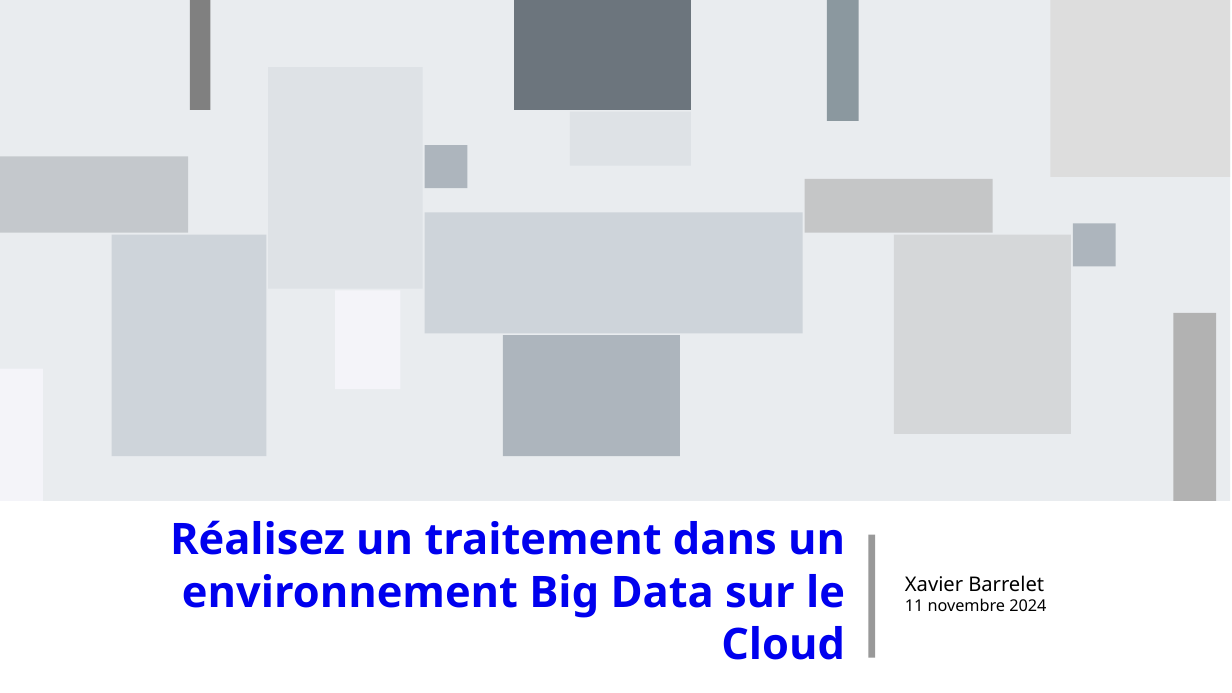
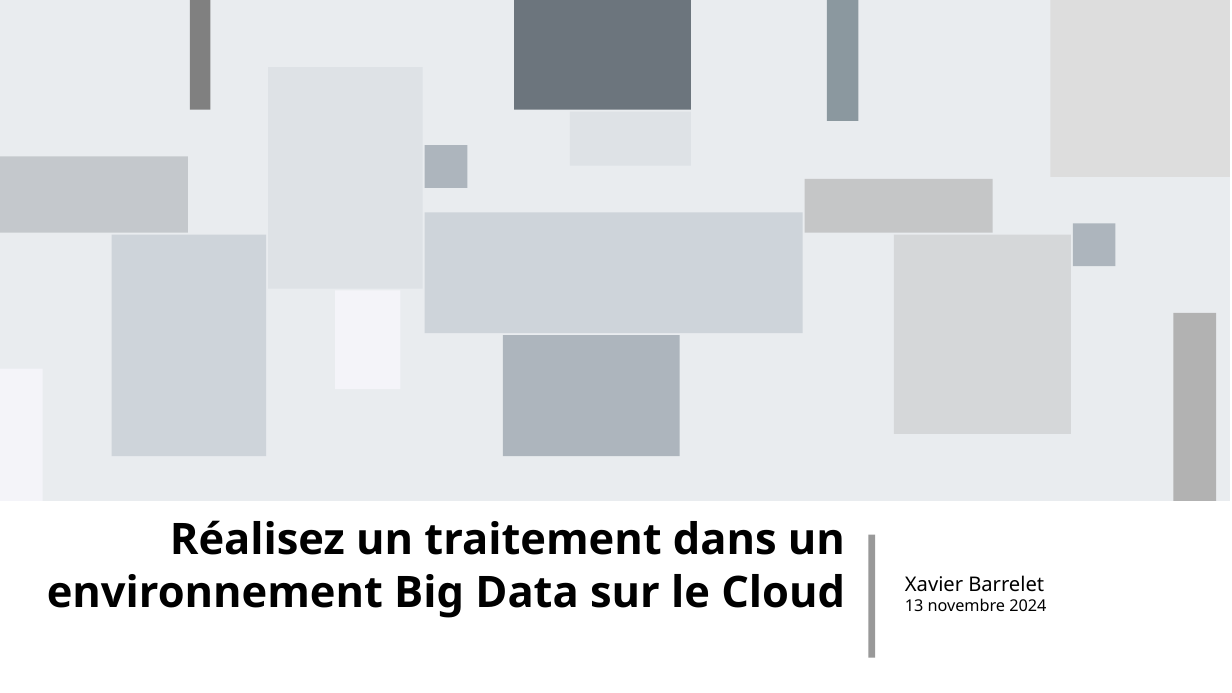
Before and after one commit to xbarrelet/ml-project-8, a slide deck: slide 1 of Barrelet_Xavier_2_presentation_102024.pptx. Drawn at 1232x693 pixels with LibreOffice and Linux fonts; fonts in the diff are those of the drawing. Boxes give left, top, right and bottom in pixels: in the first picture for what was removed or moved away, otherwise in the second. Text is boxed around its words. In the diff, an @@ line names an element or a change of style, - is before the commit and + after.

```diff
--- a/Barrelet_Xavier_2_presentation_102024.pptx
+++ b/Barrelet_Xavier_2_presentation_102024.pptx
@@ text "Réalisez un traitement dans un ..." moved from (x1=170, y1=520, x2=845, y2=660) to (x1=47, y1=520, x2=845, y2=618) @@
@@ text "Réalisez un traitement dans un ..." at (x1=47, y1=520, x2=845, y2=618): text colour #0000EE to #000000 @@
@@ text at (x1=905, y1=598, x2=1046, y2=611): text changed @@
-11 novembre 2024
+13 novembre 2024
```
Also in this commit, not shown: 3 other slides changed, 1 slide added, 6 other files.
